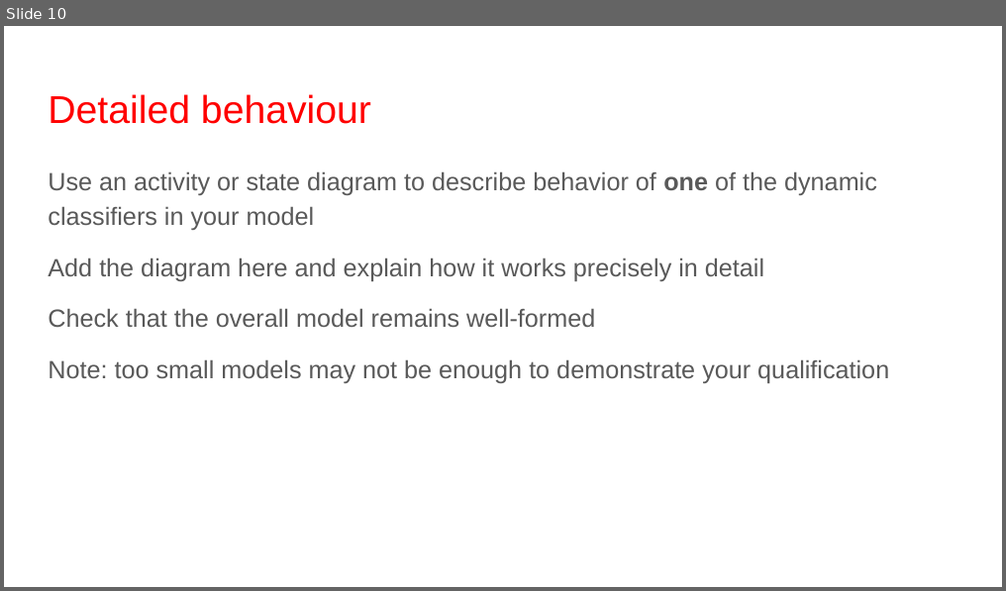
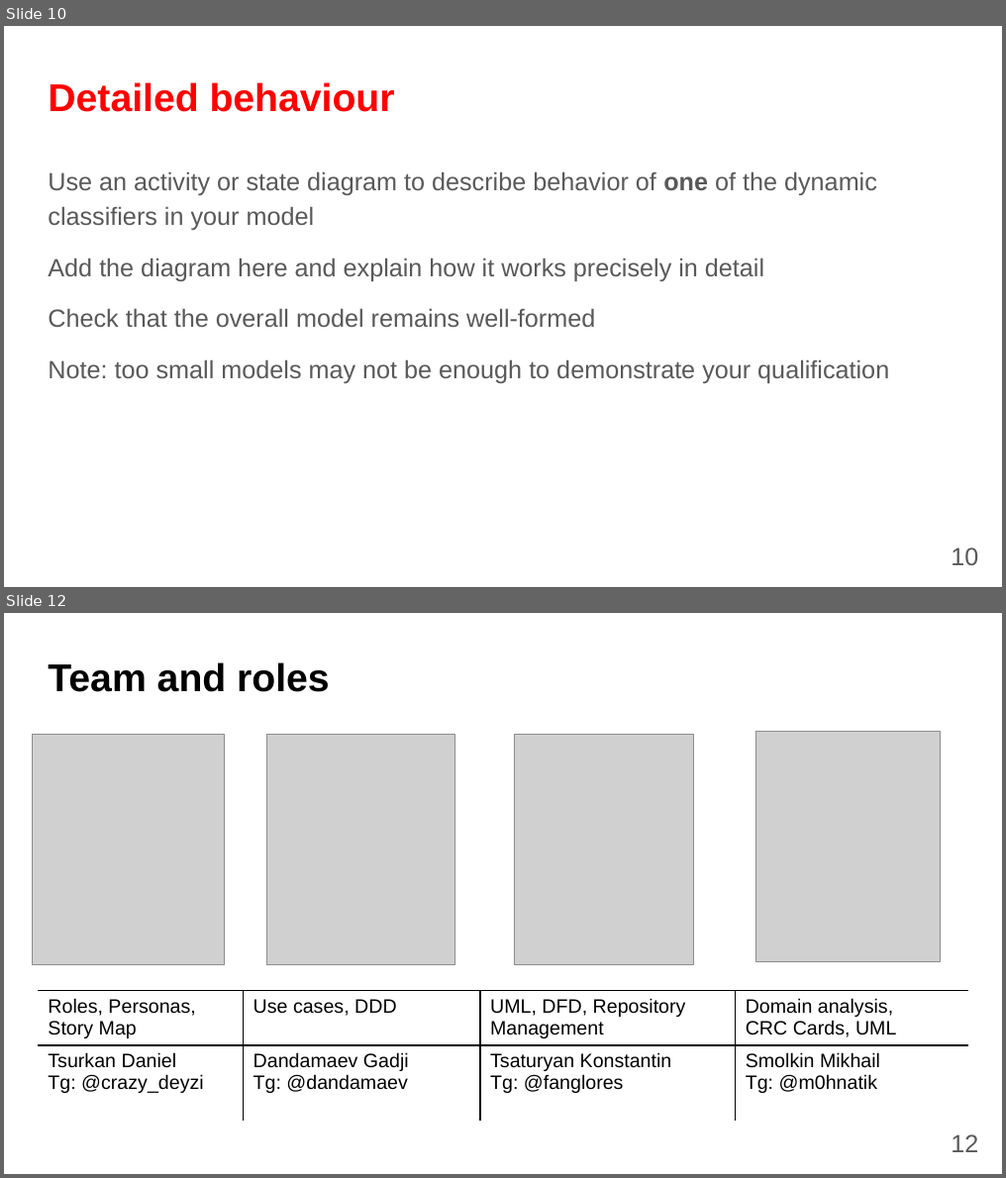
Before and after one commit to fanglores/Advanced-Software-Design, a slide deck: Practice Tasks/Final_Task/K8C_FinalTask1_(Task7).pptx. Shown one above the other, each under a label of ours: slide 10 before the commit, slides 10 and 12 after it; the slides between them are not shown. The pictures are 1006x591 and 1006x1178 pixels, drawn with LibreOffice and Linux fonts; fonts in the diff are those of the drawing; grey boxes stand for pictures. Boxes give left, top, right and bottom in pixels: in the first picture for what was removed or moved away, otherwise in the second. Text is boxed around its words. In the diff, an @@ line names an element or a change of style, - is before the commit and + after.

```diff
--- a/Practice Tasks/Final_Task/K8C_FinalTask1_(Task7).pptx
+++ b/Practice Tasks/Final_Task/K8C_FinalTask1_(Task7).pptx
@@ slide 12 added at (4,613,1002,1174), background #FFFFFF @@
@@ title added at (48,663,330,692), 28 pt, text #000000, bold @@
+Team and roles
@@ picture added at (756,731,941,961) @@
@@ picture added at (32,735,225,965) @@
@@ picture added at (266,735,455,965) @@
@@ picture added at (514,734,693,964) @@
@@ table added at (38,990,969,1127), 2 rows, 4 columns @@
+Roles, Personas, / Story Map | Use cases, DDD | UML, DFD, Repository Management | Domain analysis, / CRC Cards, UML
+Tsurkan Daniel / Tg: @crazy_deyzi | Dandamaev Gadji / Tg: @dandamaev | Tsaturyan Konstantin / Tg: @fanglores | Smolkin Mikhail / Tg: @m0hnatik
@@ page number added at (950,1135,978,1153), 18 pt, text #595959 @@
+12
@@ slide 10 changed as well @@
@@ title "Detailed behaviour": place and size @@
-title "Detailed behaviour" at (48,94,371,124)
+title "Detailed behaviour" at (48,82,395,112)
@@ title "Detailed behaviour" at (48,82,395,112): bold on @@
@@ page number added at (950,548,978,566), 18 pt, text #595959 @@
+10
```
Also in this commit, not shown: 10 other slides changed, 2 other slides added, 2 slides removed, 1 other file.
